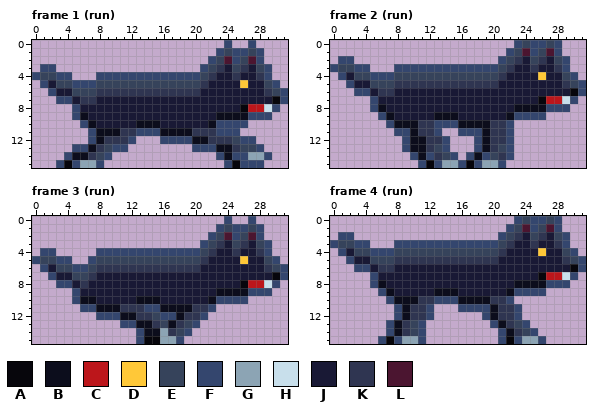
Edited in one commit: pixel-art file (projects/007_survivors/art/wolf.aseprite). This is how it looked before the edit.
32x16 pixels, 9 frames. Shown: frame 1 (run), frame 2 (run), frame 3 (run), frame 4 (run). The commit also changed other frames, which this record leaves out.
Palette (. is transparent): A #07060c  B #0c0d1c  C #bc161b  D #ffc838  E #36435b  F #34466e  G #8ca4b4  H #c8dfeb  J #191935  K #2f3551  L #4b1530
Now the later version:
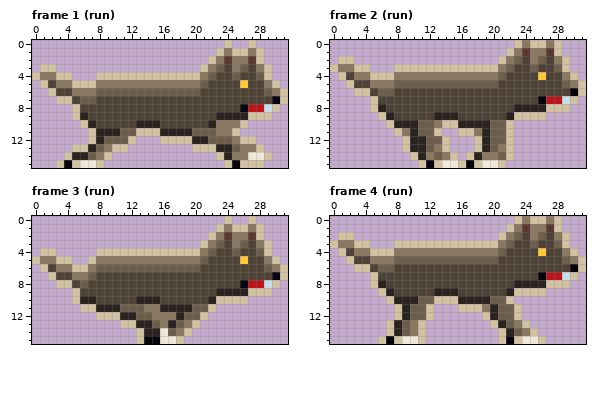
Diff:
Colour B changes from #0c0d1c to #2a221e.
Colour E changes from #36435b to #8a7860.
Colour F changes from #34466e to #d2c2a2.
Colour G changes from #8ca4b4 to #f0e8d8.
Colour J changes from #191935 to #4e4236.
Colour K changes from #2f3551 to #6e5e4c.
Colour L changes from #4b1530 to #5a3a30.
Frame 1 (run):
The author changed colour F to colour E in row 2 at x 25; in row 10 at x 23 to 25; in row 11 at x 23 to 24; in row 14 at x 25 to 26.
Frame 2 (run):
The author changed colour F to colour E in row 1 at x 25; in row 10 at x 13; in row 11 at x 9 and 18; in row 14 at x 12 and 19.
Frame 3 (run):
The author changed colour F to colour E in row 2 at x 25; in row 11 at x 14 to 15; in row 12 at x 16 to 17.
Frame 4 (run):
The author changed colour F to colour E in row 1 at x 25; in row 11 at x 19.
Boxes around the changes in both pictures, in picture pixels (x1, y1, x2, y2):
changed: (32, 40, 288, 168)
changed: (330, 40, 586, 168)
changed: (32, 216, 288, 344)
changed: (330, 216, 586, 344)
